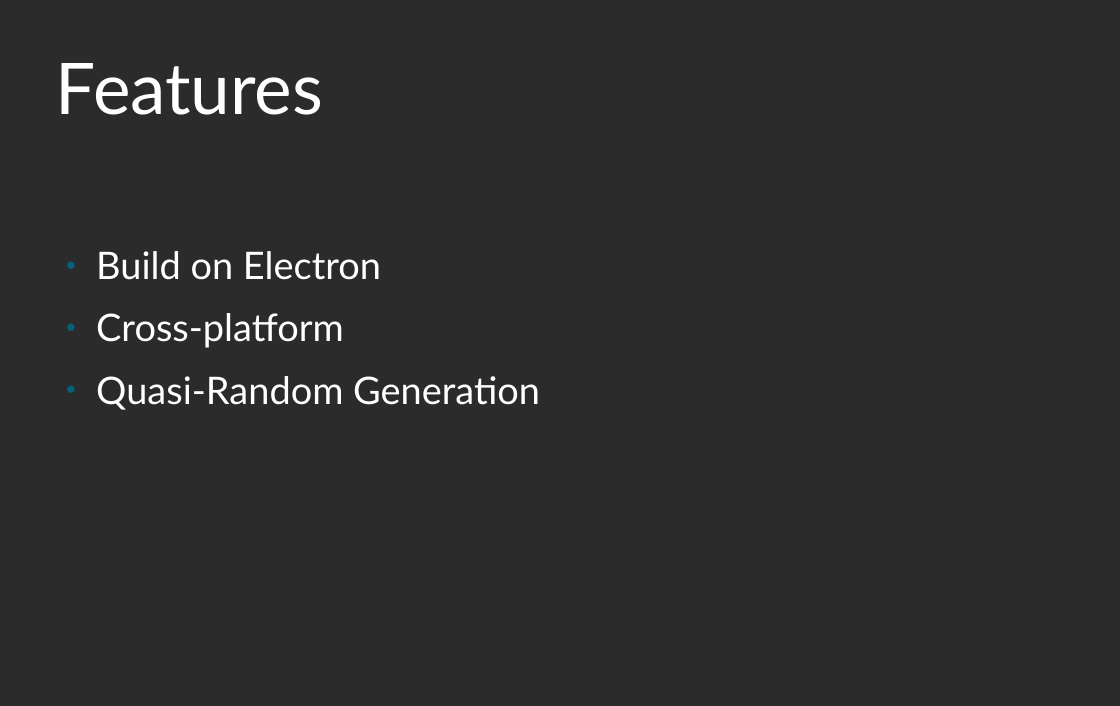
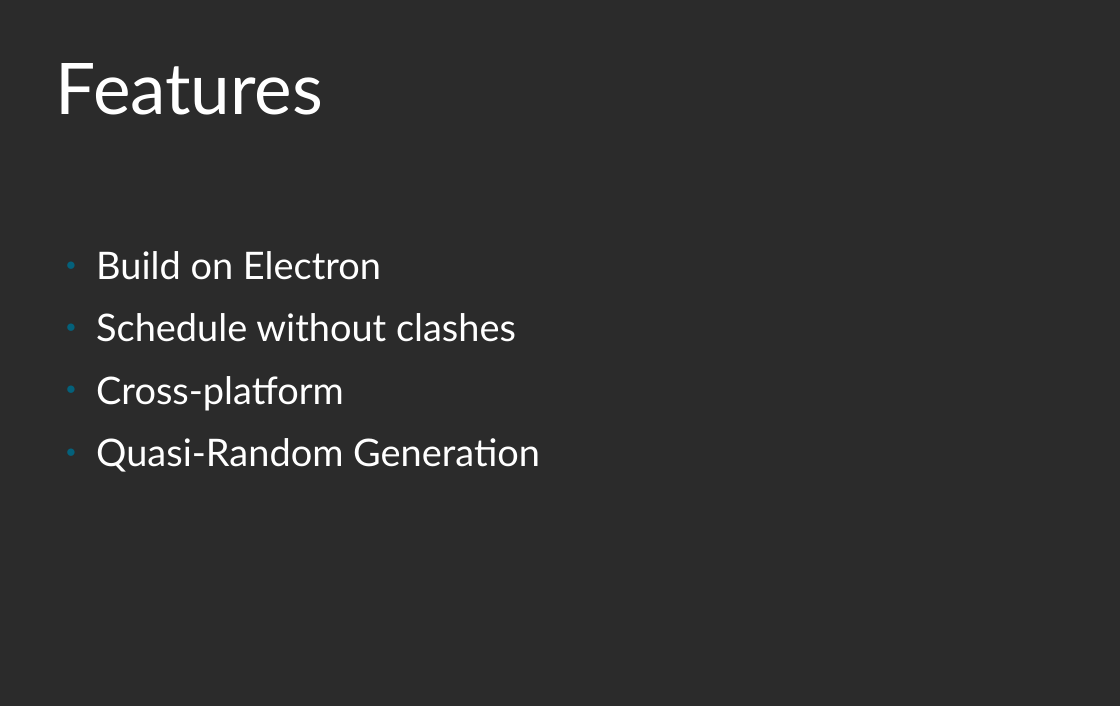
Before and after one commit to prajjwaldimri/artist-tracker, a slide deck: slide 12 of presentations/First.odp (slide 7 before the commit). Drawn at 1120x706 pixels with LibreOffice and Linux fonts; fonts in the diff are those of the drawing; background and template pictures are left out; a plain dark background stands for a picture behind light text. Boxes give left, top, right and bottom in pixels: in the first picture for what was removed or moved away, otherwise in the second. Text is boxed around its words. In the diff, an @@ line names an element or a change of style, - is before the commit and + after.

```diff
--- a/presentations/First.odp
+++ b/presentations/First.odp
@@ text at (96,313,516,342): paragraph added @@
+● Schedule without clashes
```
Also in this commit, not shown: 2 other slides changed, 7 slides added, 11 other files.
